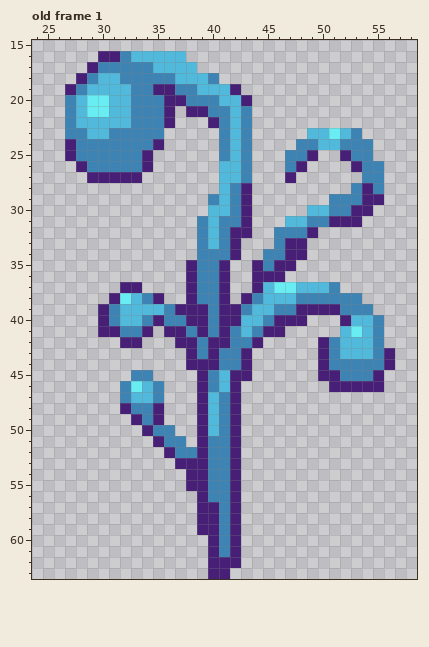
Pixel-art file -- Aseprite/animations/objects/grass/cave_grass/idle.aseprite. That is the earlier state.
80x64 pixels, 1 frame. Shown: old frame 1: x 24..58, y 15..63. The commit also changed other frames, which this record leaves out.
Once edited:
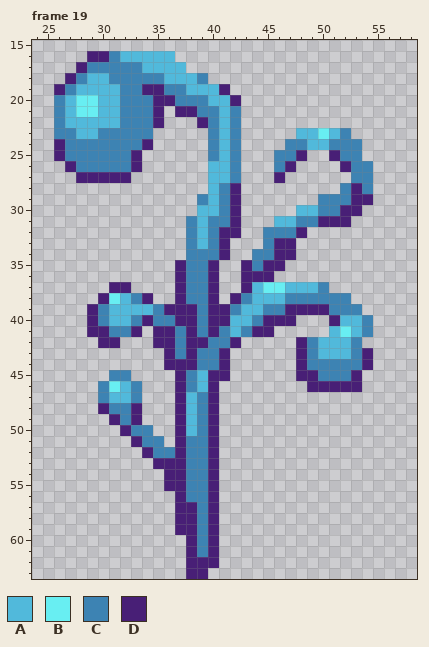
Palette (. is transparent): A #51b9db  B #68eef2  C #3d83b3  D #481f76
A new or re-ordered frame is compared with the old frame closest to it.
Changes in this commit:
frames 1 -> 30
Changed rows in their new state; - is an unchanged pixel.
Frame 19 is new; against old frame 1:
first column x 26:
16 ---D-CA----.-------------------
17 --DC----A---.------------------
18 -DCA-C----A--C.----------------
19 DCA---C-D-C-A--D.--------------
20 CAB-A-C--D-C--A-D.-------------
21 CAB-A-C--D.D-C-AC.-------------
22 CA----C--D.--DCAC.-------------
23 C-A-C----.----CAC.----A-BAC.---
24 DC------D.----CAC.---C-A-C--.--
25 DC-----D.-----CAC.--C-D.-DC-.--
26 -DC----D.-----A-C.--CD.---DC-.-
27 --D----.------A-C.--D.-----C-.-
28 --------------ACD.--------CDC.-
29 -------------CACD.------C--D-.-
30 -------------A-CD.----A-C-D-.--
31 ------------CAC-D.--A-C-D--.---
32 ------------CACD-.-C--D.-------
33 ------------CACD.--CD-.--------
34 ------------C--D.-C-D-.--------
35 -----------DC-D.-DCD-.---------
36 -----------DC-D.-D--.----------
37 -----D-.---DC-D.-DAB-A--C.-----
38 ----DBACD.-DC-D.DCA--C-----.---
39 ---DCA---CD--CD-CA-C-D---C--.--
40 ---DCA-CDC-D-CD-A-CD--.--DA-C.-
41 ---D-C-D.D-CDCDCACD-.----ABAC.-
42 ----DD..-DDC-DCCD..---DCAA-C..-
43 ----------DC--CD..----DCAA-CD..
44 ----------DD-CCD..----DCC---D..
45 -----CC..--DCADD..----DDCC-D..-
46 ----CBAC..-DCAD..------DD---..-
47 ----CAAC..-DACD..--------------
48 ----DCCD..-DACD..--------------
49 -----DC-..-DACD..--------------
50 ------DCC..DACD..--------------
51 -------DCC.DCCD..--------------
52 --------DCCD-CD..--------------
53 ---------DD-CCD..--------------
54 ----------DDCCD..--------------
55 ----------DDCCD..--------------
56 -----------DCCD..--------------
57 -----------DDC-..--------------
58 -----------DDC-..--------------
59 -----------DDC-..--------------
60 ------------DC-..--------------
61 ------------DC-..--------------
62 ------------DD-..--------------
63 ------------DD..---------------
